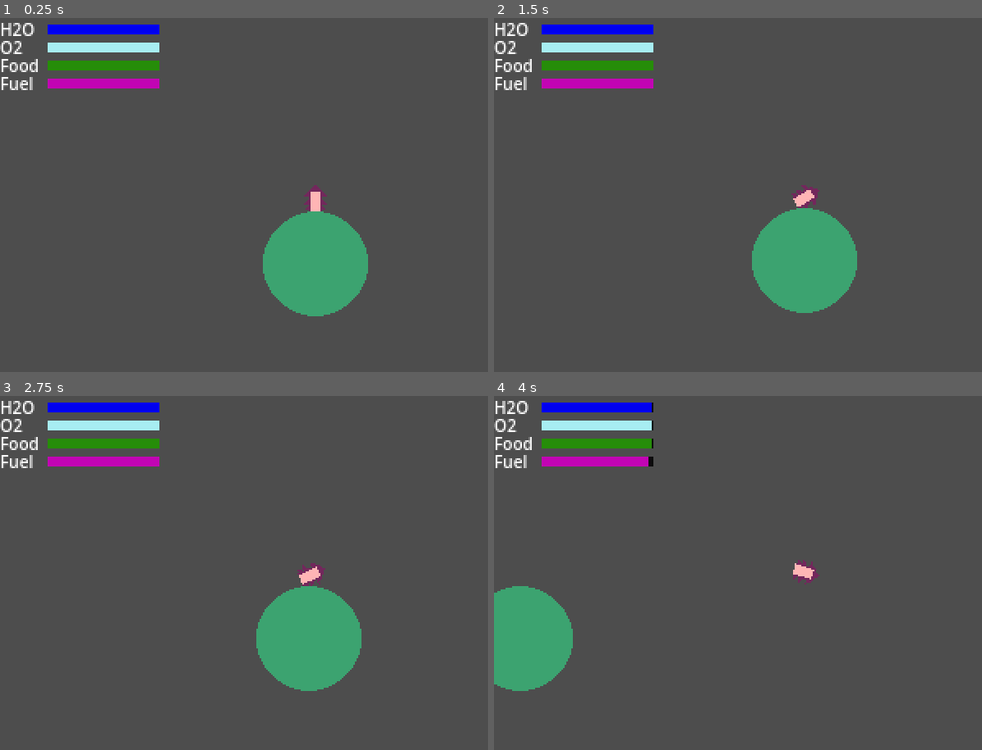
Above: before the commit, frames 1-4 (two rows, left to right).
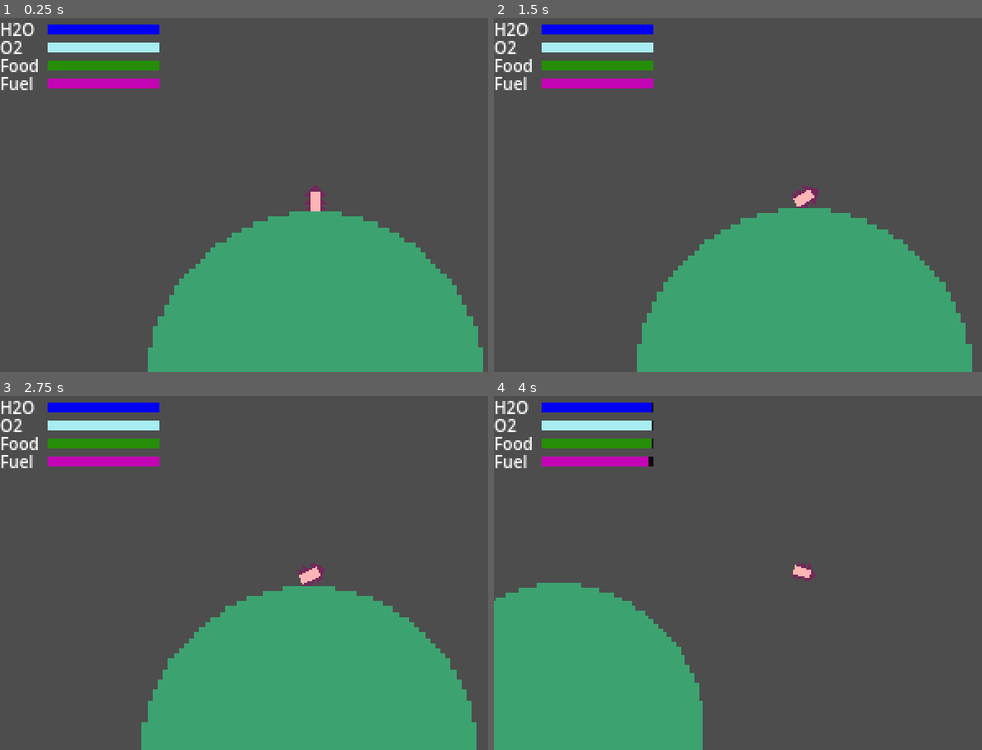
Above: after the commit, the same moments.

Repository: BnLds/MotherEarth
Game: Godot game, scene res://Scenes/Level/Level.tscn
Two runs of this game, one before a commit and one after it. Both use one fixed random seed, a clock stepped at 60 frames per second and the inputs below.
Inputs:
- Up to frame 1 (0.25 s): no input
- Up to frame 2 (1.5 s): tap Enter at 0.5 s; hold Right (rotate_right) 0.53-1.28 s; hold Left (rotate_left) from 1.28 s (still down)
- Up to frame 3 (2.75 s): release Left (rotate_left) at 2.03 s; hold Right (rotate_right) from 2.03 s (still down)
- Up to frame 4 (4 s): release Right (rotate_right) at 2.78 s; hold Up (speed_up) 2.78-3.53 s; hold Left (rotate_left) from 3.53 s (still down)

The runs differ from the first frame. In frame 1, 19% of the frame differs, in the area x 30-99%, y 54-100%; in frame 2, 20%; in frame 3, 20%, in the area x 28-98%, y 53-100%; in frame 4, 14%.

Commit message:
Add camera zoom in and out on boost

Diff:
--- a/Scenes/Level/Level.tscn
+++ b/Scenes/Level/Level.tscn
@@ -1,9 +1,10 @@
-[gd_scene load_steps=6 format=3 uid="uid://wbb84r1s55pq"]
+[gd_scene load_steps=7 format=3 uid="uid://wbb84r1s55pq"]
 
 [ext_resource type="Script" path="res://Scenes/Level/Scripts/Level.gd" id="1_1hy3g"]
 [ext_resource type="PackedScene" uid="uid://yd3o5c1m7g0e" path="res://Scenes/Spaceship/spaceship.tscn" id="1_s2bfg"]
 [ext_resource type="Script" path="res://Scenes/Level/Scripts/ResourceManager.gd" id="2_1pd3j"]
 [ext_resource type="PackedScene" uid="uid://dsmf5k6i2gr6v" path="res://Scenes/Planet/Planets/start_planet.tscn" id="3_otrxb"]
+[ext_resource type="Script" path="res://Scenes/Level/Scripts/CameraController.gd" id="5_jwgit"]
 [ext_resource type="Script" path="res://Scenes/Level/Scripts/TestGrid.gd" id="5_t0mih"]
 
 [node name="Level" type="Node2D"]
@@ -160,9 +161,14 @@
 grow_vertical = 2
 
 [node name="Spaceship" parent="." instance=ExtResource("1_s2bfg")]
-position = Vector2(195, 174)
+position = Vector2(195, 104)
 
 [node name="Camera2D" type="Camera2D" parent="Spaceship"]
+script = ExtResource("5_jwgit")
+
+[node name="ZoomTimer" type="Timer" parent="Spaceship/Camera2D"]
+process_callback = 0
+wait_time = 0.1
 
 [node name="Planets" type="Node" parent="."]
 
@@ -180,3 +186,4 @@
 fg_target = Color(0.317647, 0.141176, 0, 1)
 
 [connection signal="timeout" from="ResourceManager/ResourceTimer" to="ResourceManager" method="_on_resource_timer_timeout"]
+[connection signal="timeout" from="Spaceship/Camera2D/ZoomTimer" to="Spaceship/Camera2D" method="_on_zoom_timer_timeout"]
--- /dev/null
+++ b/Scenes/Level/Scripts/CameraController.gd
@@ -0,0 +1,55 @@
+extends Camera2D
+
+@onready var spaceship = $".."
+@onready var zoom_timer = $ZoomTimer
+
+var zoom_out := false
+var zoom_in := false
+var elapsed_time : float = 0
+var zoom_duration : float = 3
+var current_zoom
+var is_boosting := false
+
+func _ready():
+	spaceship.connect("boost_on", _on_start_boosting)
+	spaceship.connect("boost_off", _on_stop_boosting)
+
+func _process(delta):
+	if zoom_out:
+		if elapsed_time < zoom_duration:
+			zoom = lerp(current_zoom, Vector2(0.3, 0.3), elapsed_time / zoom_duration)
+		else:
+			zoom_out = false
+			zoom_timer.stop()
+
+	if zoom_in:
+		if elapsed_time < zoom_duration:
+			zoom = lerp(current_zoom, Vector2.ONE, elapsed_time / zoom_duration)
+		else:
+			zoom_timer.stop()
+			zoom_in = false
+
+func _on_start_boosting():
+	if is_boosting:
+		return
+
+	is_boosting = true
+	current_zoom = zoom
+	elapsed_time = 0
+	zoom_out = true
+	zoom_in = false
+	zoom_timer.start()
+
+func _on_stop_boosting():
+	if not is_boosting:
+		return
+
+	is_boosting = false
+	current_zoom = zoom
+	elapsed_time = 0
+	zoom_in = true
+	zoom_out = false
+	zoom_timer.start()
+
+func _on_zoom_timer_timeout():
+	elapsed_time += zoom_timer.wait_time
--- a/Scenes/Level/Scripts/ResourceManager.gd
+++ b/Scenes/Level/Scripts/ResourceManager.gd
@@ -25,8 +25,8 @@
 
 func _ready():
 	init_resources_ui()
-	spaceship.connect("start_boosting", _on_start_boosting)
-	spaceship.connect("stop_boosting", _on_stop_boosting)
+	spaceship.connect("boost_on", _on_start_boosting)
+	spaceship.connect("boost_off", _on_stop_boosting)
 	spaceship.connect("player_departed", _on_player_departed)
 
 func _on_resource_timer_timeout():
--- a/Scenes/Planet/BigPlanet.tscn
+++ b/Scenes/Planet/BigPlanet.tscn
@@ -3,7 +3,7 @@
 [ext_resource type="Script" path="res://Scenes/Planet/Scripts/Planet.gd" id="1_025sk"]
 
 [sub_resource type="CircleShape2D" id="CircleShape2D_lth3y"]
-radius = 32.0
+radius = 100.0
 
 [node name="BigPlanet" type="Area2D"]
 collision_layer = 2
--- a/Scenes/Planet/Planets/start_planet.tscn
+++ b/Scenes/Planet/Planets/start_planet.tscn
@@ -6,4 +6,5 @@
 [node name="BigPlanet" instance=ExtResource("1_x668h")]
 
 [node name="Sprite2D" parent="." index="0"]
+scale = Vector2(3.1875, 3.1875)
 texture = ExtResource("2_j3cpc")
--- a/Scenes/Spaceship/Scripts/spaceship.gd
+++ b/Scenes/Spaceship/Scripts/spaceship.gd
@@ -6,8 +6,8 @@
 
 @onready var boost_animation = $BoostAnimation
 
-signal start_boosting
-signal stop_boosting
+signal boost_on
+signal boost_off
 signal player_departed
 
 var has_left_planet:= false
@@ -30,10 +30,10 @@
 		var boost_vect = -transform.y * boost_value
 		apply_force(boost_vect)
 		PlayBoostAnimation(true)
-		start_boosting.emit()
+		boost_on.emit()
 	else:
 		PlayBoostAnimation(false)
-		stop_boosting.emit()
+		boost_off.emit()
 
 func _on_area_2d_area_entered(area):
 	if area is BigPlanet && has_left_planet:
